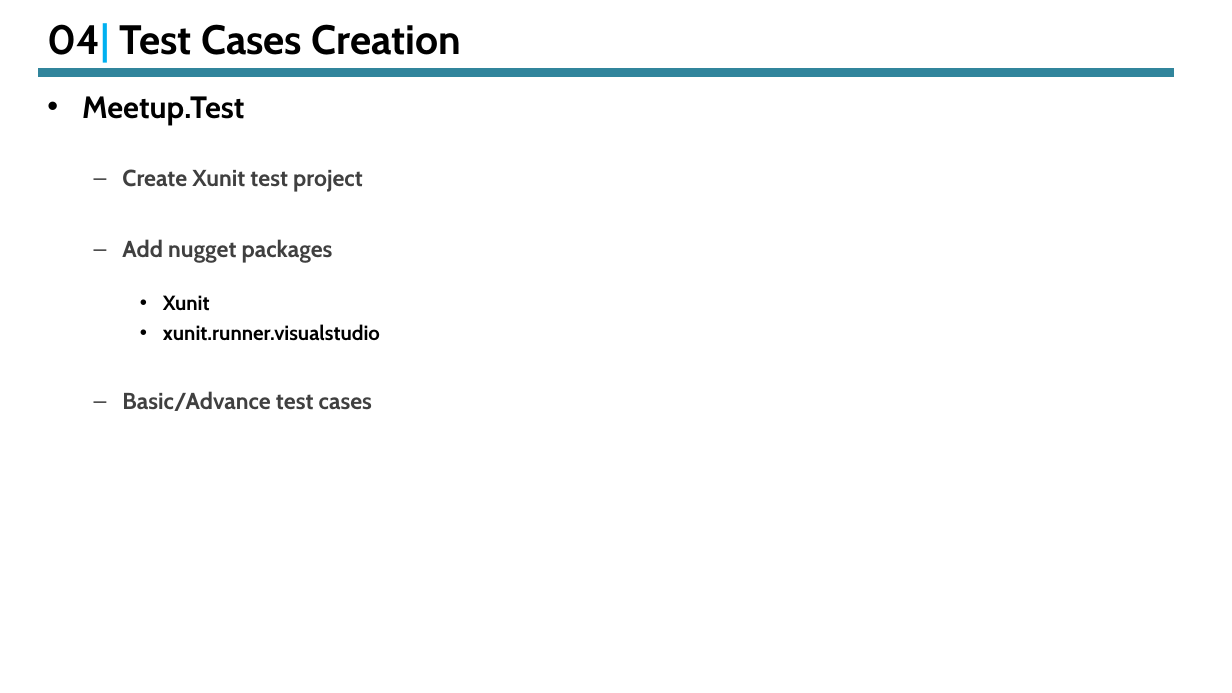
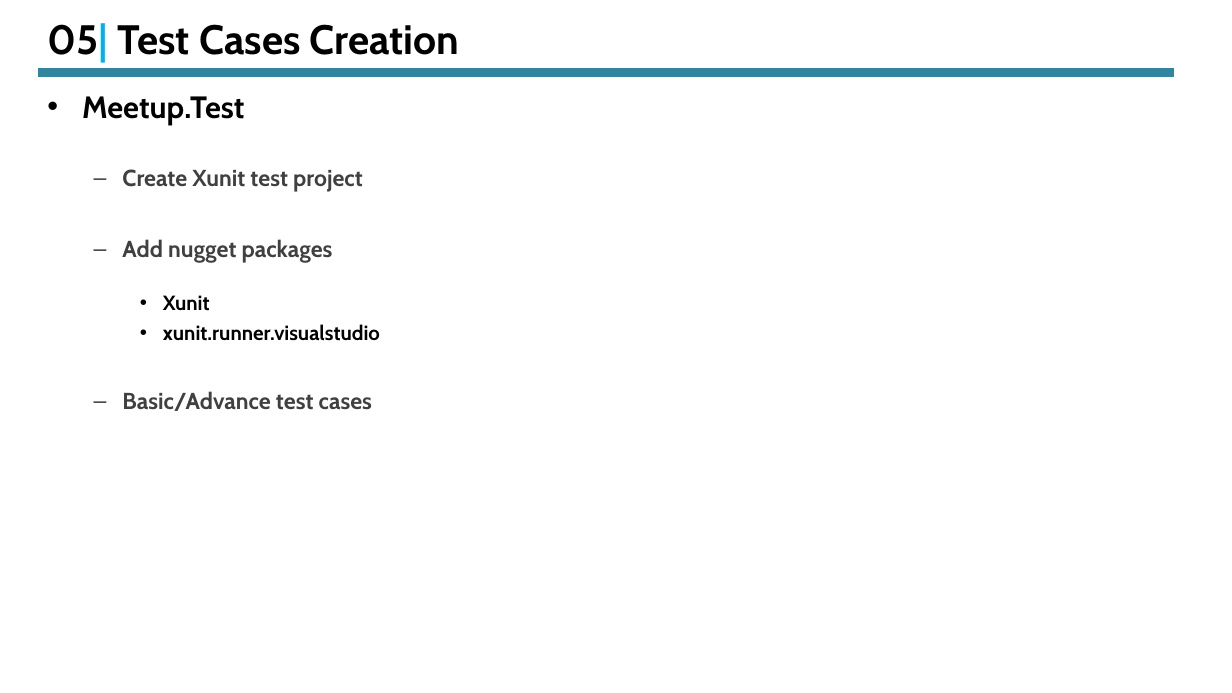
Before and after one commit to vkg-mca/Meetup, a slide deck: slide 12 of End-To-End Rapid API Development With DotNet Core .pptx (slide 11 before the commit). Drawn at 1232x693 pixels with LibreOffice and Linux fonts; fonts in the diff are those of the drawing. Boxes give left, top, right and bottom in pixels: in the first picture for what was removed or moved away, otherwise in the second. Text is boxed around its words. In the diff, an @@ line names an element or a change of style, - is before the commit and + after.

```diff
--- a/End-To-End Rapid API Development With DotNet Core .pptx
+++ b/End-To-End Rapid API Development With DotNet Core .pptx
@@ title at [48, 23, 460, 63]: text changed @@
-04| Test Cases Creation
+05| Test Cases Creation
```
Also in this commit, not shown: 4 other slides changed, 1 slide added.
